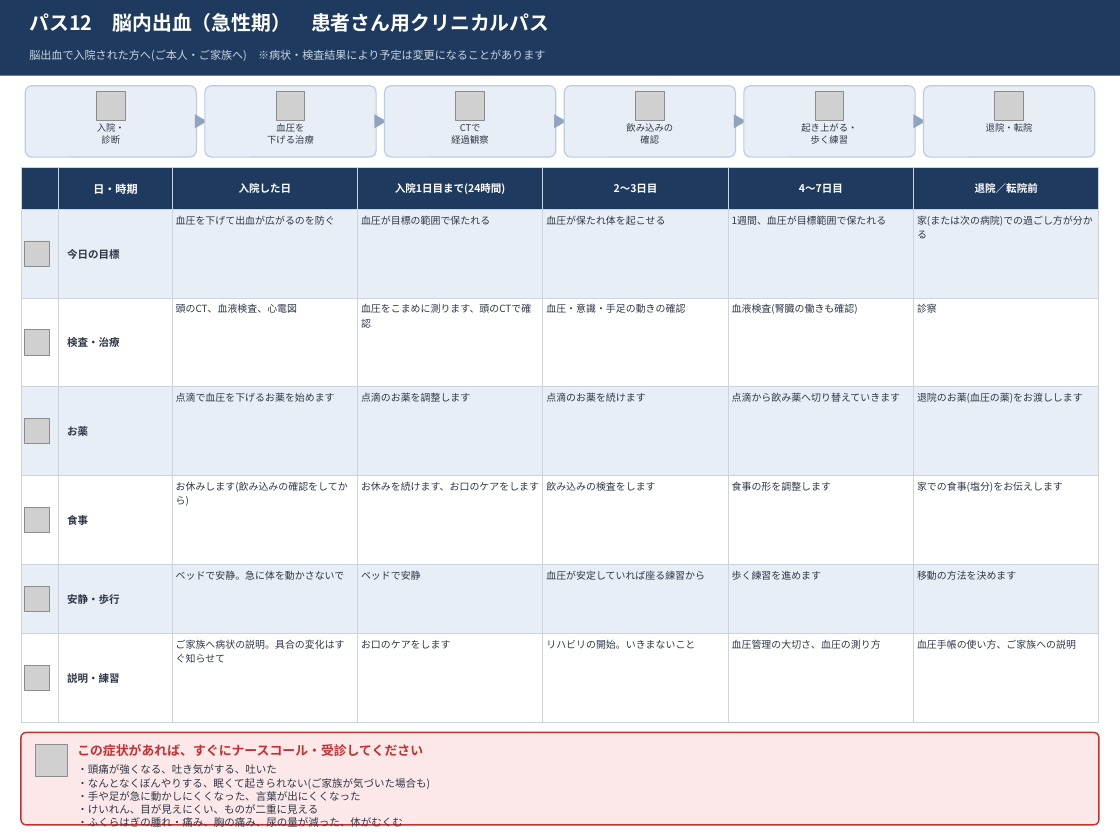
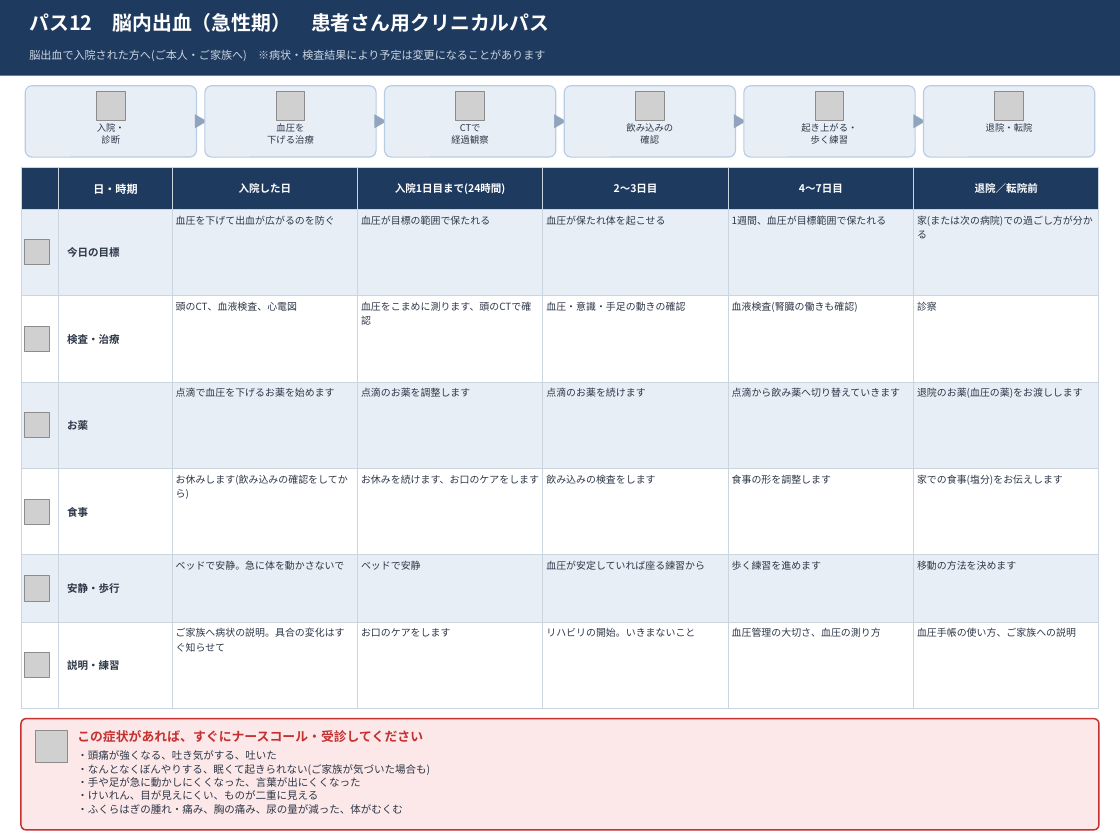
Before and after one commit to yakkun-shinchian/SD-, a slide deck: slide 11 of clinical-pathways/pptx/SD_脳血管障害クリニカルパス_患者用.pptx. Drawn at 1120x840 pixels with LibreOffice and Linux fonts; fonts in the diff are those of the drawing; grey boxes stand for pictures. Boxes give left, top, right and bottom in pixels: in the first picture for what was removed or moved away, otherwise in the second. Text is boxed around its words. In the diff, an @@ line names an element or a change of style, - is before the commit and + after.

```diff
--- a/clinical-pathways/pptx/SD_脳血管障害クリニカルパス_患者用.pptx
+++ b/clinical-pathways/pptx/SD_脳血管障害クリニカルパス_患者用.pptx
@@ table resized from (x1=21, y1=167, x2=1101, y2=687) to (x1=21, y1=167, x2=1101, y2=674) @@
@@ picture moved from (x1=24, y1=330, x2=50, y2=355) to (x1=24, y1=326, x2=50, y2=351) @@
@@ picture moved from (x1=24, y1=418, x2=50, y2=444) to (x1=24, y1=413, x2=50, y2=438) @@
@@ 3 pictures moved together from (x1=24, y1=507, x2=50, y2=691) to (x1=24, y1=499, x2=50, y2=678) @@
@@ rounded rectangle resized from (x1=21, y1=733, x2=1099, y2=825) to (x1=21, y1=718, x2=1099, y2=829) @@
@@ rounded rectangle at (x1=21, y1=718, x2=1099, y2=829): proportions changed @@
@@ picture moved from (x1=35, y1=744, x2=67, y2=776) to (x1=35, y1=731, x2=67, y2=763) @@
@@ text "・頭痛が強くなる、吐き気がする、吐いた" moved from (x1=77, y1=764, x2=430, y2=827) to (x1=77, y1=750, x2=430, y2=814) @@
@@ text "この症状があれば、すぐにナースコール・受診してください" moved from (x1=77, y1=744, x2=423, y2=756) to (x1=77, y1=730, x2=423, y2=742) @@
```
Also in this commit, not shown: 12 other slides changed, 1 other file.
